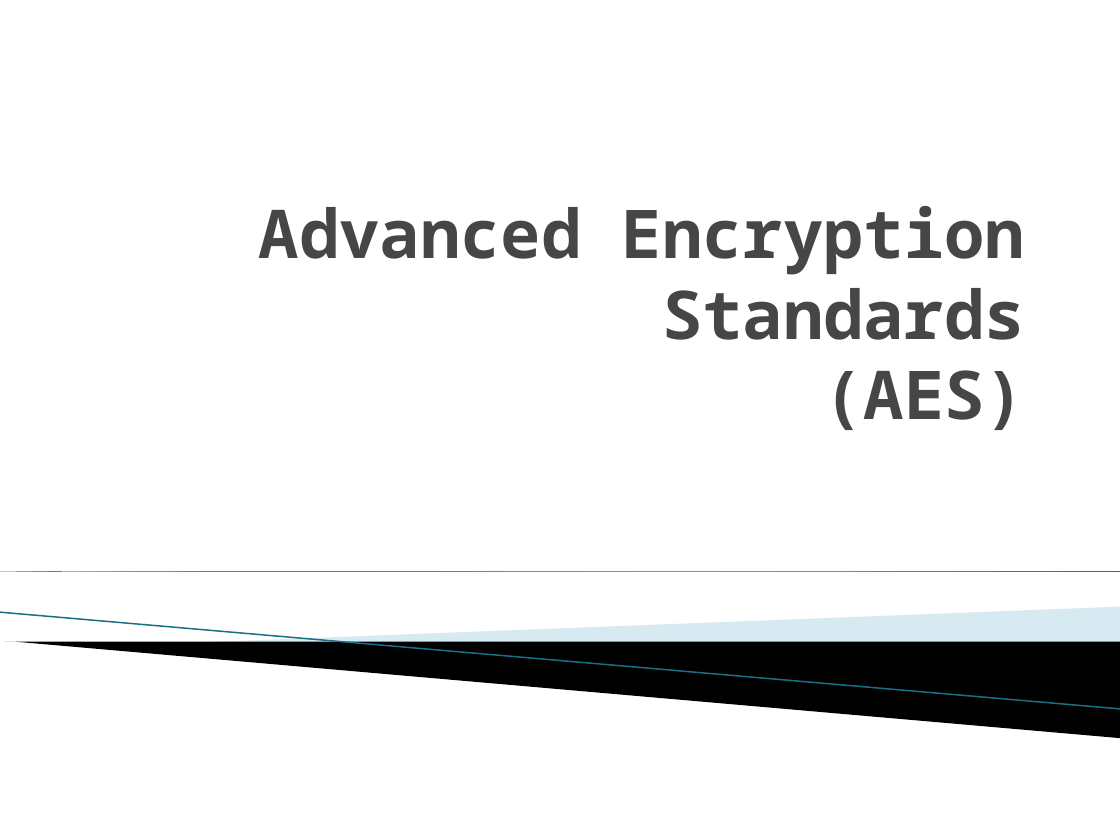
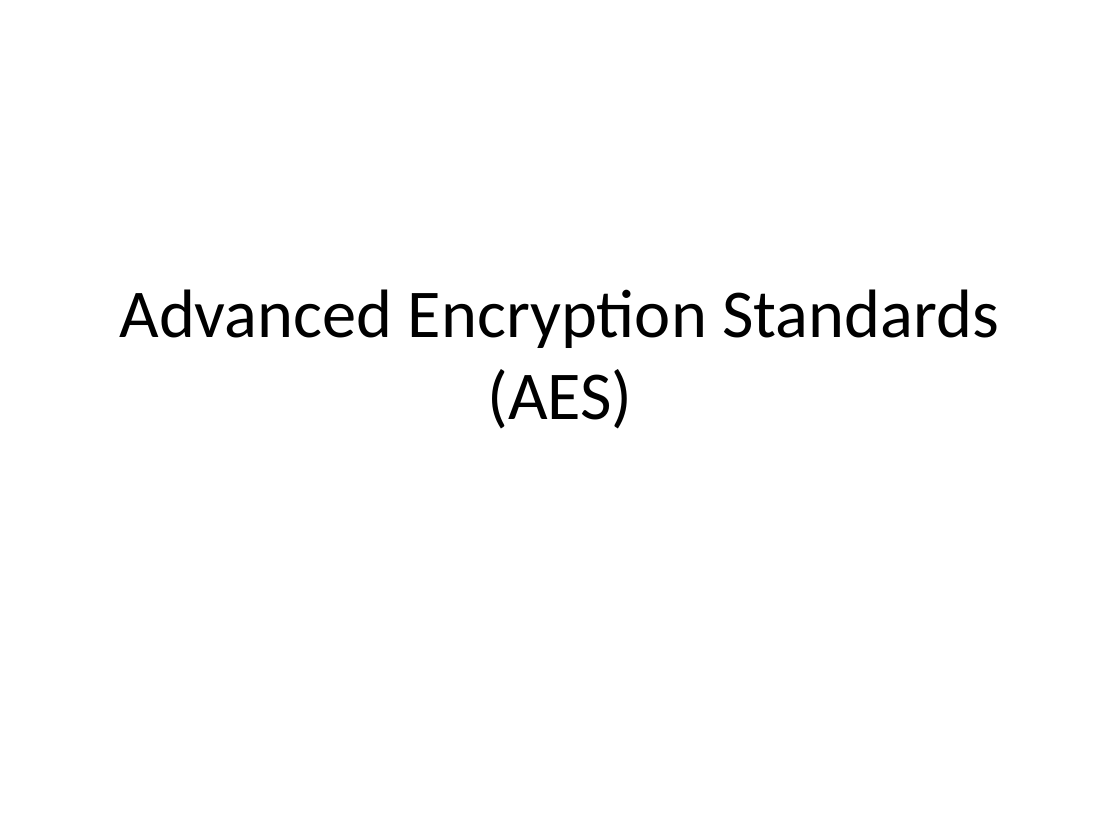
Before and after one commit to suryavalluri1/encryption_engineering, a slide deck: slide 1 of LabAssignemnts/AES_Project/Advanced Encryption Standards.pptx. Drawn at 1120x840 pixels with LibreOffice and Linux fonts; fonts in the diff are those of the drawing; background and template pictures are left out. Boxes give left, top, right and bottom in pixels: in the first picture for what was removed or moved away, otherwise in the second. Text is boxed around its words. In the diff, an @@ line names an element or a change of style, - is before the commit and + after.

```diff
--- a/LabAssignemnts/AES_Project/Advanced Encryption Standards.pptx
+++ b/LabAssignemnts/AES_Project/Advanced Encryption Standards.pptx
@@ title "Advanced Encryption Standards (AES)" moved from (x1=259, y1=206, x2=1025, y2=430) to (x1=119, y1=289, x2=999, y2=429) @@
@@ title "Advanced Encryption Standards (AES)" at (x1=119, y1=289, x2=999, y2=429): size 43.2 to 44 pt, font Noto Sans Mono to Calibri, text colour #464646 to #000000, bold off; alignment right to centre; vertical alignment bottom to middle @@
@@ right triangle removed at (x1=0, y1=571, x2=1120, y2=571) @@
@@ line removed from (0, 613) to (1120, 709) @@
@@ freeform shape removed at (x1=207, y1=607, x2=1120, y2=666) @@
@@ freeform shape removed at (x1=4, y1=642, x2=1120, y2=738) @@
```
Also in this commit, not shown: 1 other slide changed, 2 slides added, 1 slide removed, 2 other files.
